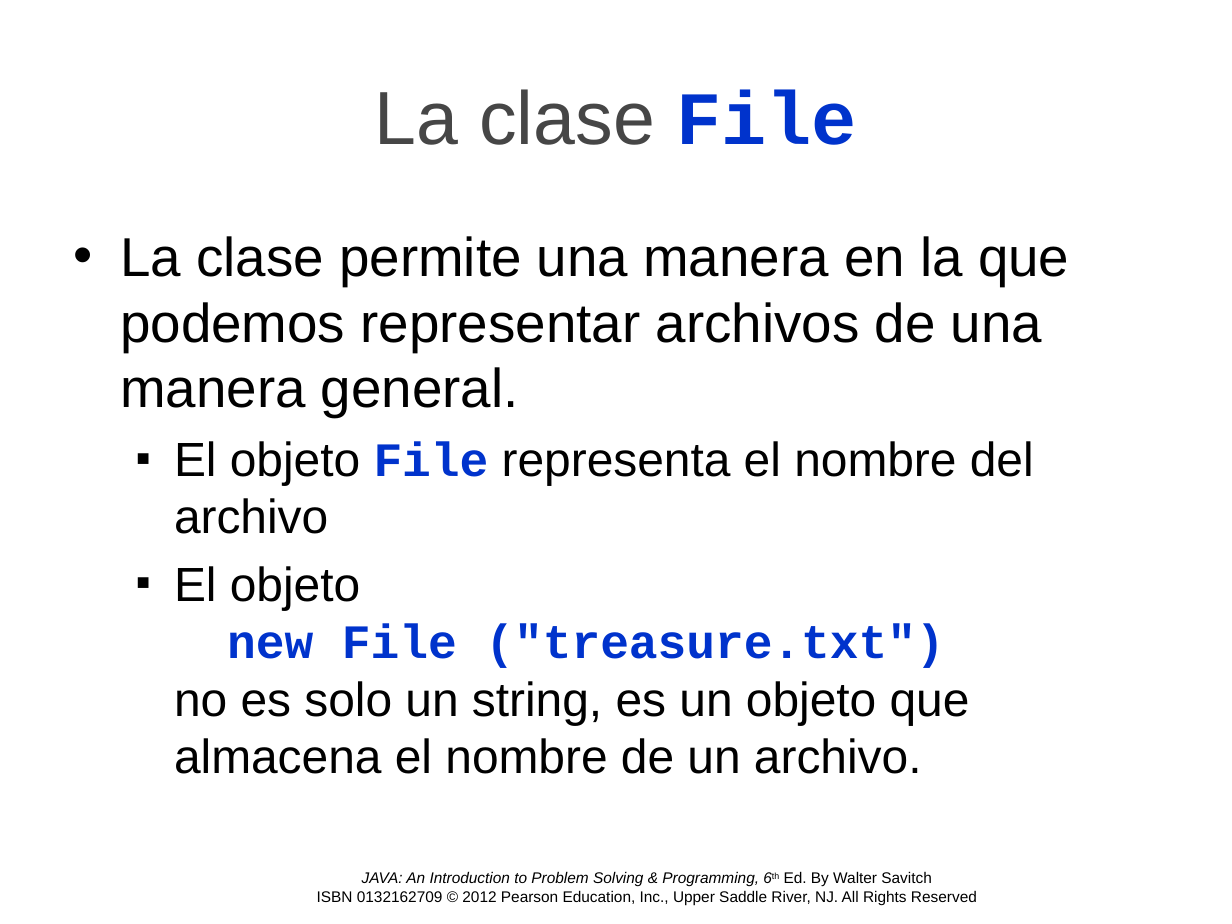
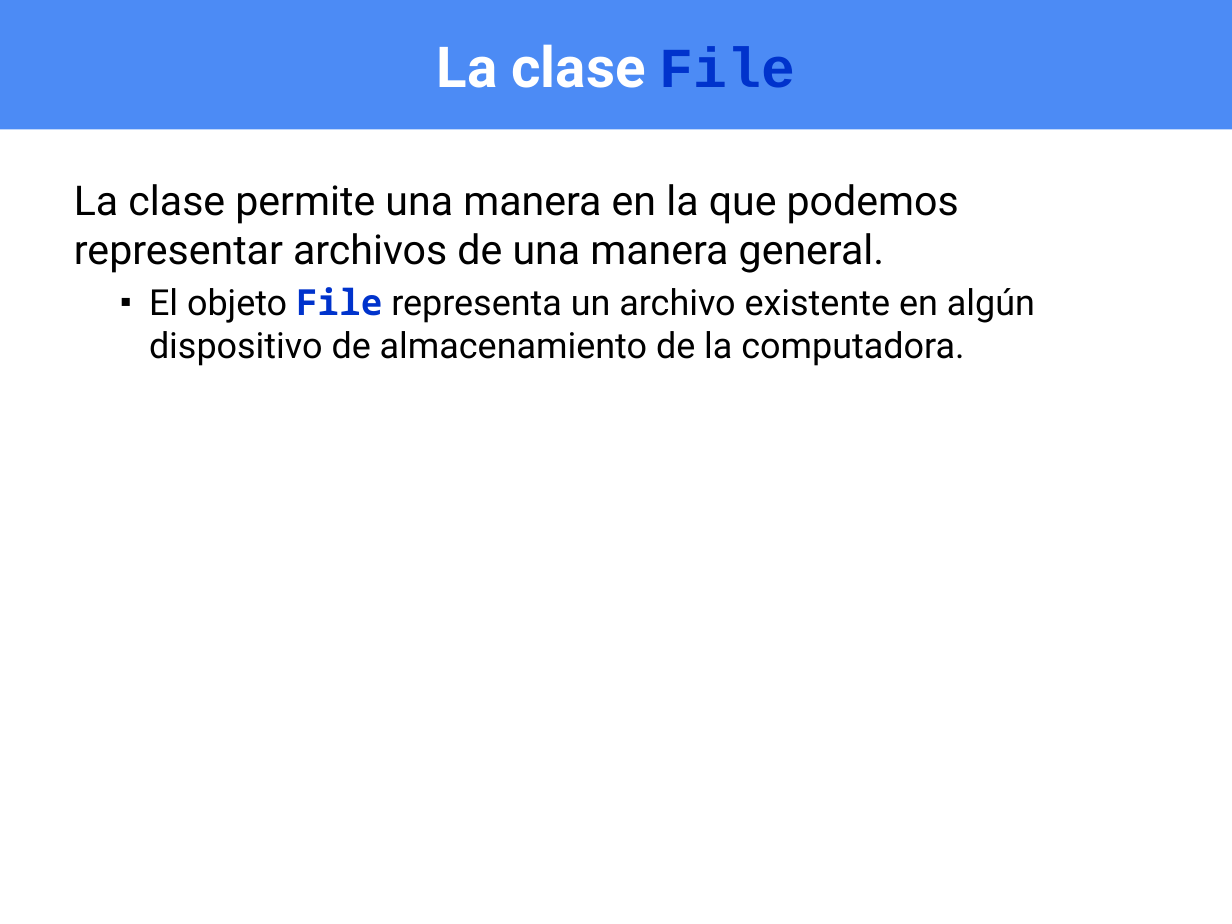
Before and after one commit to OMardil/INFO2, a slide deck: slide 30 of MOD13_Archivos_IO/01 Presentacion/INFO2_MOD13-Archivos_IO.pptx (slide 26 before the commit). Drawn at 1232x924 pixels with LibreOffice and Linux fonts; fonts in the diff are those of the drawing; background and template pictures are left out. Boxes give left, top, right and bottom in pixels: in the first picture for what was removed or moved away, otherwise in the second. Text is boxed around its words. In the diff, an @@ line names an element or a change of style, - is before the commit and + after.

```diff
--- a/MOD13_Archivos_IO/01 Presentacion/INFO2_MOD13-Archivos_IO.pptx
+++ b/MOD13_Archivos_IO/01 Presentacion/INFO2_MOD13-Archivos_IO.pptx
@@ title "La clase File": place and size @@
-title "La clase File" at (375,89,857,145)
+title "La clase File" at (0,0,1232,129)
@@ title "La clase File" at (0,0,1232,129): size 44 to 33 pt; font Arial to Roboto, text colour #464646 to #FFFFFF, bold on in "La clase"; fill none to #4C8BF5 @@
@@ text "La clase permite una manera ...": place and size @@
-text "La clase permite una manera ..." at (120,236,1069,774)
+text "La clase permite una manera ..." at (74,184,1035,366)
@@ text at (74,184,959,273): size 32 to 24 pt, font Arial to Roboto in "La clase permite una manera en la ..."; bullet • to none; less space between paragraphs @@
@@ text at (149,287,1035,366): text changed; size 28 to 21 pt; font Arial to Roboto @@
-  ▪ El objeto File representa el nombre del archivo
-  ▪ El objeto
-    new File ("treasure.txt")
-    no es solo un string, es un objeto que almacena el nombre de un archivo.
+  ▪ El objeto File representa un archivo existente en algún dispositivo de almacenamiento de la computadora.
@@ text removed at (317,871,977,905) @@
-JAVA: An Introduction to Problem Solving & Programming, 6th Ed. By Walter Savitch
-ISBN 0132162709 © 2012 Pearson Education, Inc., Upper Saddle River, NJ. All Rights Reserved
```
Also in this commit, not shown: 28 other slides changed, 16 slides added, 12 slides removed, 15 other files.
